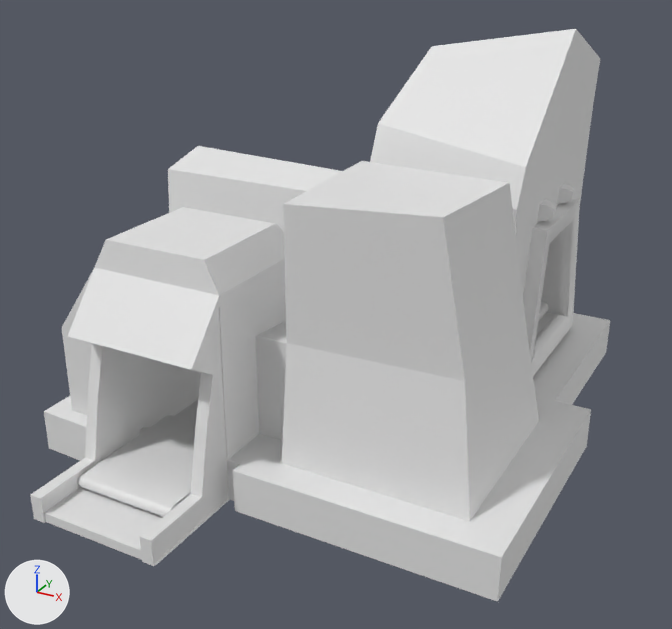
The FBX model ThePrinterGuy/Assets/CG Assets/Printers/Industrina320/Base/baseModel.fbx, before and after one commit.
Camera for both pictures: a 50 mm camera at (0.116, -0.302, 0.18) aimed at (-0.035, -0.028, 0.043). The axes (+X, +Y, +Z) are drawn at lower left. The lights are the same throughout. Materials are left out; every surface is plain grey. Where no turn or scale is listed for an object, it has been applied to the vertices.

Objects in the first picture: 'bodyModule', 'convoyeBelt1', 'lamp_L', 'lamp_R', 'mainBody1', 'mainBody2', 'mainBodyExit', 'midBody3'.
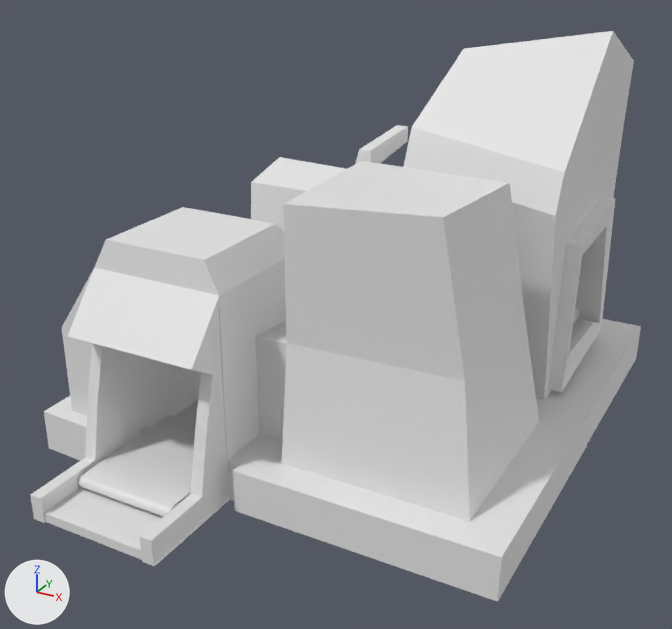
Where the change shows, as pixel boxes [x1, y1, x2, y2] in the pictures (672 x 629 px):
'bodyModule', moved
    before: [370, 29, 610, 405]
    after: [403, 31, 641, 444]
'mainBody2', moved
    before: [168, 146, 342, 231]
    after: [251, 157, 346, 231]
'polySurface108', added
    after: [355, 125, 408, 164]
'lamp_R', deleted
    before: [537, 200, 556, 221]
'lamp_L', deleted
    before: [558, 183, 575, 203]

Diff of the bpy script that builds the scene:
```diff
--- a/ThePrinterGuy/Assets/CG Assets/Printers/Industrina320/Base/baseModel.fbx.py
+++ b/ThePrinterGuy/Assets/CG Assets/Printers/Industrina320/Base/baseModel.fbx.py
@@ me_mesh_019_1 @@
+me_mesh_019_1.from_pydata([(-0.0038, -0.015, -0.0066), (0.0038, -0.015, -0.0066), (-0.0024, -0.0207, -0.0006), (0.0024, -0.0207, -0.0006), (-0.0025, 0.013, 0.0023), (0.0025, 0.013, 0.0023), (-0.0025, 0.013, -0.0038), (0.0025, 0.013, -0.0038), (-0.0064, -0.0127, -0.0203), (0.0064, -0.0127, -0.0203), (0.0064, -0.0244, -0.0206), (-0.0064, -0.0244, -0.0206)], [], [(8, 9, 10, 11), (2, 3, 5, 4), (4, 5, 7, 6), (6, 7, 1, 0), (1, 7, 5, 3), (6, 0, 2, 4), (0, 1, 9, 8), (1, 3, 10, 9), (3, 2, 11, 10), (2, 0, 8, 11)])
@@ ob_mainbody2 @@
 ob_mainbody2 = bpy.data.objects.new('mainBody2', me_mesh_010)
-ob_mainbody2.location = (-0.0919, 0.0181, 0.0423)
+ob_mainbody2.location = (-0.0501, 0.0181, 0.0423)
@@ ob_lamp_r @@
-ob_lamp_r = bpy.data.objects.new('lamp_R', me_mesh_003)
-ob_lamp_r.location = (0.0273, 0.0175, 0.0795)
@@ ob_bodymodule @@
 ob_bodymodule = bpy.data.objects.new('bodyModule', me_mesh_005)
-ob_bodymodule.location = (0.0, 0.0, 0.0)
+ob_bodymodule.location = (0.013, 0.0, 0.0)
@@ ob_lamp_l @@
-ob_lamp_l = bpy.data.objects.new('lamp_L', me_mesh_008)
-ob_lamp_l.location = (0.0273, 0.0419, 0.0795)
@@ ob_polysurface108 @@
+ob_polysurface108 = bpy.data.objects.new('polySurface108', me_mesh_019_1)
+ob_polysurface108.location = (-0.0436, 0.0321, 0.0953)
```
